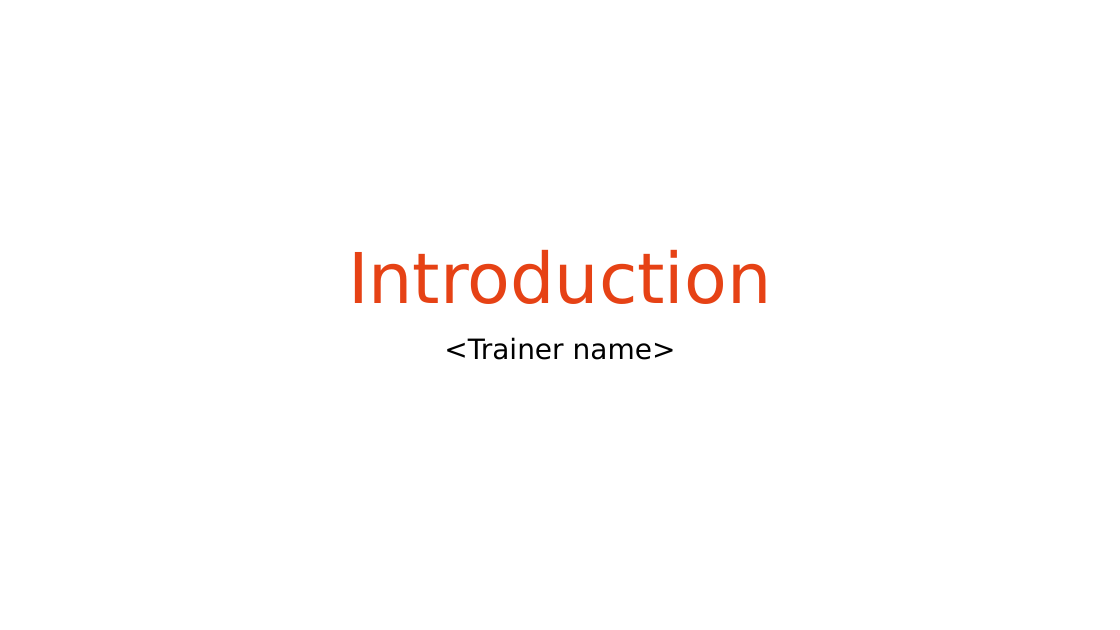
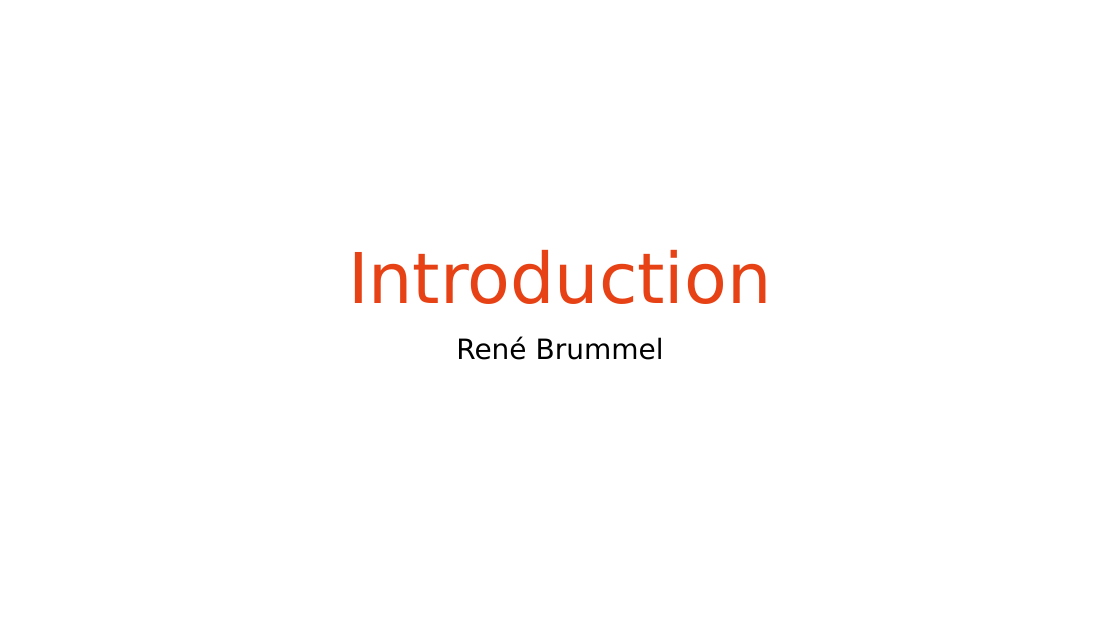
Before and after one commit to renebrummel/ForNAV.TrainingModules, a slide deck: slide 1 of Powerpoint/Webinar.pptx. Drawn at 1120x630 pixels with LibreOffice and Linux fonts; fonts in the diff are those of the drawing; background and template pictures are left out. Boxes give left, top, right and bottom in pixels: in the first picture for what was removed or moved away, otherwise in the second. Text is boxed around its words. In the diff, an @@ line names an element or a change of style, - is before the commit and + after.

```diff
--- a/Powerpoint/Webinar.pptx
+++ b/Powerpoint/Webinar.pptx
@@ subtitle at (x1=456, y1=336, x2=664, y2=360): text changed @@
-<Trainer name>
+René Brummel
```
Also in this commit, not shown: 1 other slide changed, 12 other files.
